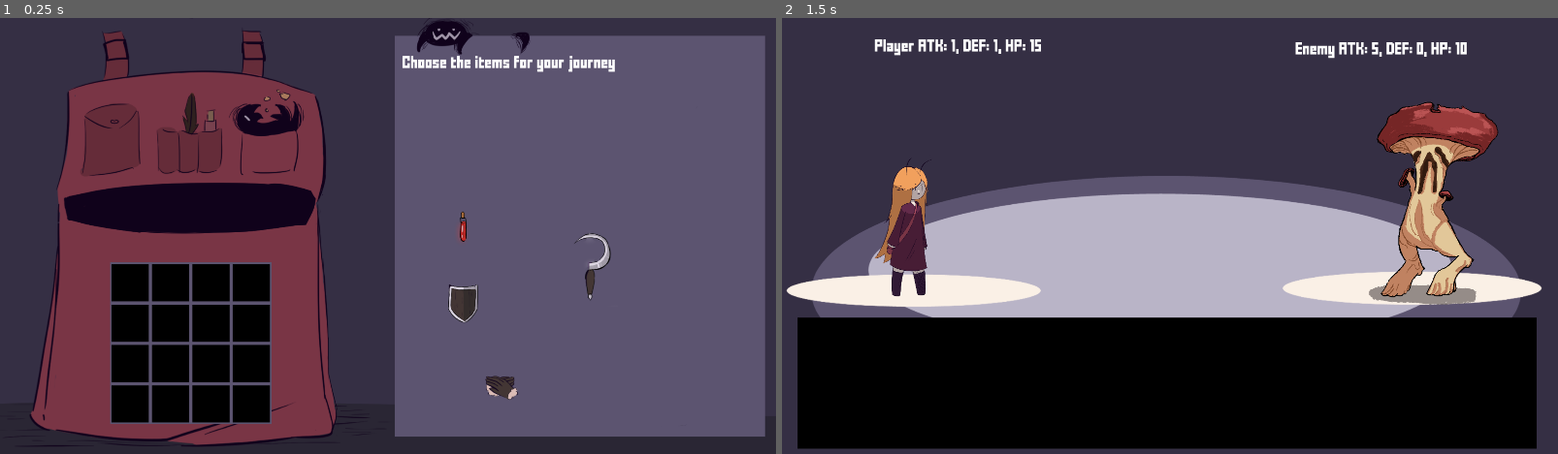
Above: before the commit, frames 1-2 (left to right).
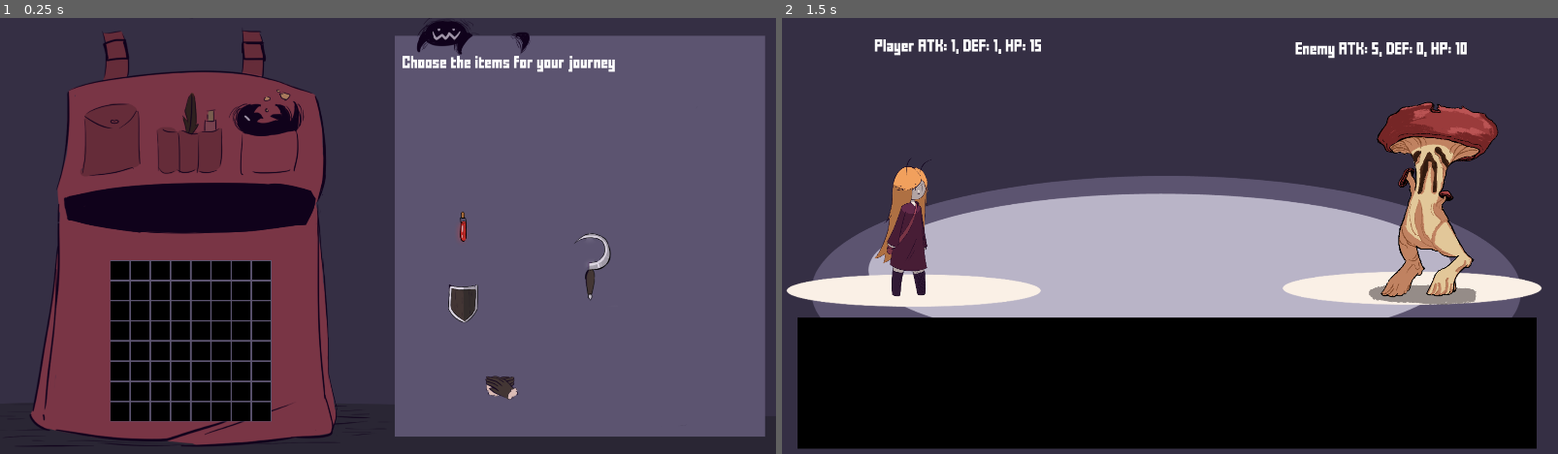
Above: after the commit, the same moments.

Repository: rrebane/ld-54-chelys
Game: Godot game, scene res://scenes/dungeon.tscn
Same seed, same stepped clock (60 frames per second), same inputs: the game is played once before the commit and once after it. This scene is started directly instead of the project's main scene.
Inputs (mouse positions are in pixels of both pictures, inside the frame that each line leads up to):
- Up to frame 1 (0.25 s): no input
- Up to frame 2 (1.5 s): tap Enter at 0.5 s; move the mouse to (1340, 214) at 0.52 s; tap Space (combat_phase) at 0.6, 1.25 s; click (1340, 214) at 0.67 s; drag from (1014, 257) to (1131, 323) at 1.27 s

The runs differ from the first frame. In frame 1, 2.0% of the frame differs, in the area x 14-35%, y 55-94%; in frame 2, nothing differs.

Commit message:
Make items align with grid when dragged

Diff:
--- a/scenes/backpack.tscn
+++ b/scenes/backpack.tscn
@@ -40,7 +40,7 @@
 centered = false
 
 [node name="Inventory" parent="." instance=ExtResource("1_i75je")]
-position = Vector2(472, 806)
+position = Vector2(472, 800)
 items_container_path = NodePath("../items")
 
 [node name="items" type="Node2D" parent="."]
--- a/scenes/inventory.tscn
+++ b/scenes/inventory.tscn
@@ -16,9 +16,10 @@
 
 [node name="InventoryBackGround" type="Sprite2D" parent="."]
 texture_repeat = 2
+scale = Vector2(0.5, 0.5)
 texture = ExtResource("2_gklk8")
 region_enabled = true
-region_rect = Rect2(0, 0, 400, 400)
+region_rect = Rect2(0, 0, 800, 800)
 
 [node name="Area2D" type="Area2D" parent="." groups=["inventory"]]
 
--- a/scripts/inventory_states/item_being_dragged.gd
+++ b/scripts/inventory_states/item_being_dragged.gd
@@ -17,13 +17,18 @@
 func update(delta: float) -> void:
 
 	var new_position = _selected_item.get_global_mouse_position()
-	var x_mod = int(new_position.x) % _cell_size + _cell_size / 2
-	var y_mod = int(new_position.y) % _cell_size + _cell_size / 2
+	var x_mod = int(new_position.x) % _cell_size # _cell_size / 2
+	var y_mod = int(new_position.y) % _cell_size # _cell_size / 2
 
 	new_position.x = int(new_position.x) - x_mod
 	new_position.y = int(new_position.y) - y_mod
 
-	_selected_item.global_position = new_position
+	var parent_offset = Vector2(
+		int(owner.position.x) % _cell_size,
+		int(owner.position.y) % _cell_size
+	)
+
+	_selected_item.global_position = new_position + parent_offset
 
 func handle_input(event):
 	if event is InputEventMouseButton and event.button_index == MOUSE_BUTTON_LEFT and event.pressed and _selected_item:
